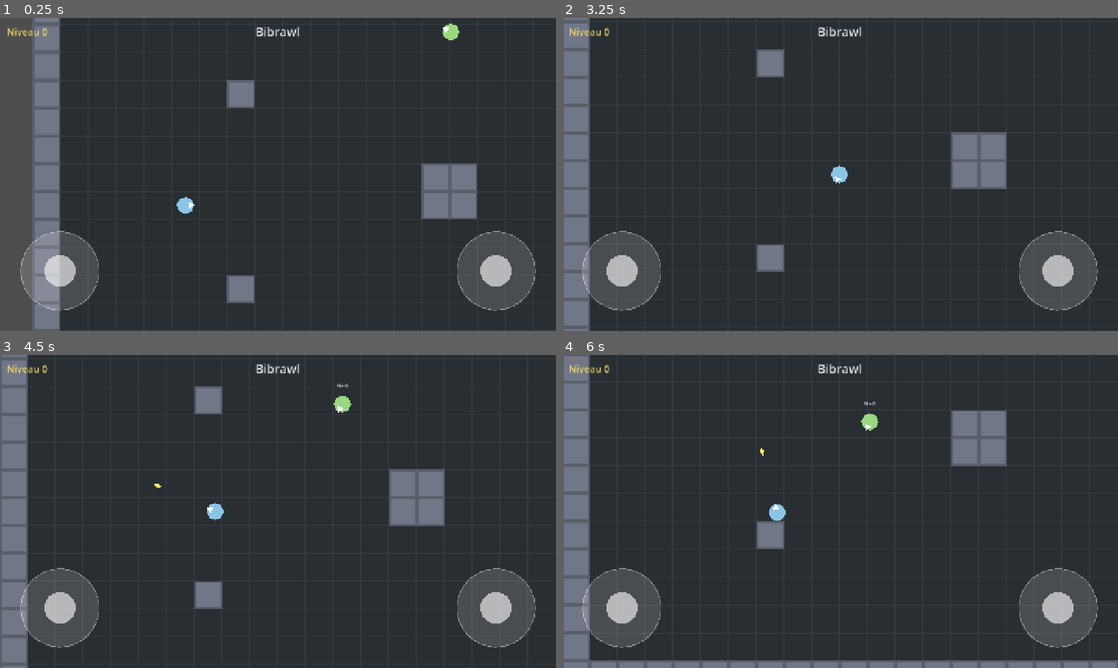
Above: before the commit, frames 1-4 (two rows, left to right).
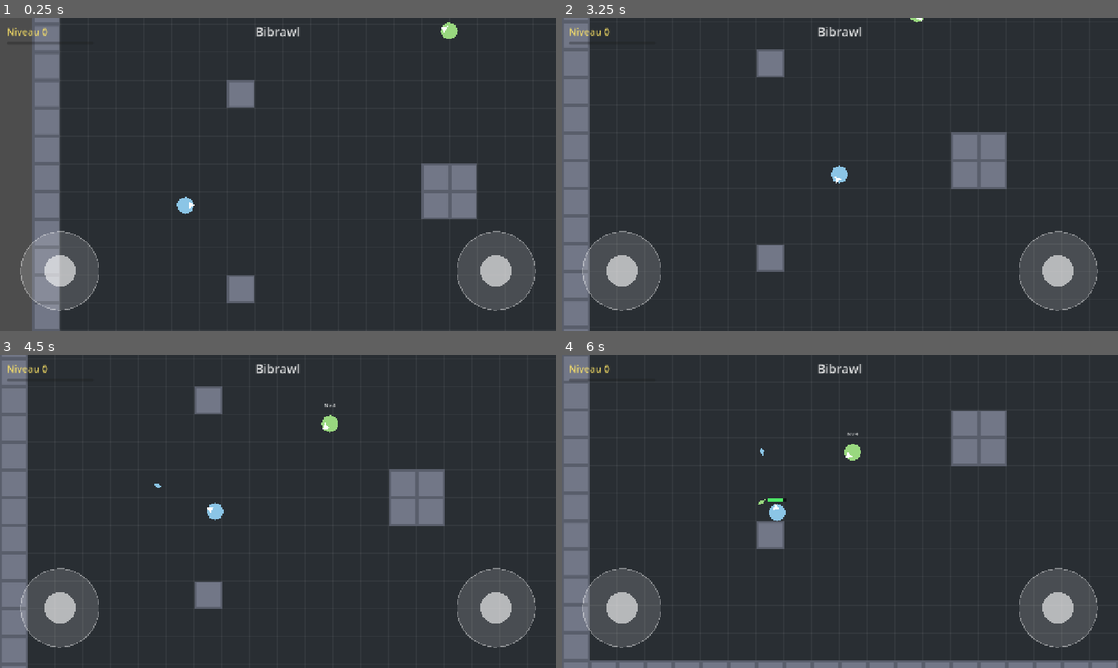
Above: after the commit, the same moments.

Repository: pmudry/bibrawl
Game: Godot game, scene res://scenes/arena/arena.tscn
The game is run twice, just before and just after one commit, with the same random seed, the same clock (stepped at 60 frames per second) and the same inputs.
Inputs (mouse positions are in pixels of both pictures, inside the frame that each line leads up to):
- Up to frame 1 (0.25 s): no input
- Up to frame 2 (3.25 s): move the mouse to (962, 158) at 0.52 s; hold D (move_right) 0.53-1.25 s; hold Space (fire) 0.53-1.25 s; click (962, 158) at 0.67 s; drag from (728, 190) to (812, 237) at 1.27 s; tap Enter at 2 s; move the mouse to (895, 105) at 2.02 s; hold D (move_right) 2.03-2.75 s; hold Space (fire) 2.03-2.75 s; click (895, 105) at 2.17 s; drag from (812, 237) to (673, 127) at 2.77 s
- Up to frame 3 (4.5 s): move the mouse to (444, 558) at 3.52 s; hold A (move_left) 3.53-4.25 s; hold Space (fire) 3.53-4.25 s; click (444, 558) at 3.67 s; drag from (111, 464) to (194, 433) at 4.27 s
- Up to frame 4 (6 s): move the mouse to (867, 511) at 5.02 s; hold S (move_down) 5.03-5.75 s; hold Space (fire) 5.03-5.75 s; click (867, 511) at 5.17 s; drag from (756, 433) to (728, 527) at 5.77 s

The runs differ from the first frame. In frame 1, less than 0.1% of the frame differs, in the area x 6-83%, y 1-9%; in frame 2, less than 0.1%; in frame 3, 0.3%; in frame 4, 0.4%, in the area x 1-57%, y 7-48%.

Commit message:
Expérience selon l'écart de niveau, bots qui tirent
- LevelStats.kill_xp : 100 XP pour un ennemi de même niveau, +50 par niveau au-dessus (max 500), -50 en dessous (min 25)
- BaseCharacter.gain_xp : plusieurs niveaux d'un coup possibles, signal xp_changed
- Bot : vise et tire sur le joueur à portée, imprécision qui baisse avec le niveau ; WanderBot en hérite
- Équipes : les projectiles ignorent la même équipe ; projectile teinté à la couleur du tireur
- HUD : barre d'XP sous le niveau ; bots jusqu'à +5 niveaux au-dessus du joueur

Co-Authored-By: Claude Opus 5 (1M context) <noreply@anthropic.com>

Diff:
--- a/scenes/characters/bot.tscn
+++ b/scenes/characters/bot.tscn
@@ -1,10 +1,14 @@
-[gd_scene load_steps=2 format=3]
+[gd_scene load_steps=3 format=3]
 
 [ext_resource type="PackedScene" path="res://scenes/characters/base_character.tscn" id="1_base"]
+[ext_resource type="Script" path="res://scripts/characters/bot.gd" id="2_bot"]
 
 [node name="Bot" instance=ExtResource("1_base")]
+script = ExtResource("2_bot")
 is_local_player = false
+team = 1
 health_factor = 0.6
+damage_factor = 0.7
 
 [node name="Body" parent="." index="0"]
 color = Color(0.886, 0.671, 0.729, 1)
--- a/scenes/characters/wander_bot.tscn
+++ b/scenes/characters/wander_bot.tscn
@@ -6,8 +6,10 @@
 [node name="WanderBot" instance=ExtResource("1_base")]
 script = ExtResource("2_wander")
 is_local_player = false
+team = 1
 health_factor = 0.6
 speed_factor = 0.65
+damage_factor = 0.7
 
 [node name="Body" parent="." index="0"]
 color = Color(0.6, 0.85, 0.5, 1)
--- a/scenes/ui/hud.tscn
+++ b/scenes/ui/hud.tscn
@@ -33,6 +33,15 @@
 text = "Niveau 0"
 vertical_alignment = 1
 
+[node name="XpBar" type="ProgressBar" parent="."]
+offset_left = 16.0
+offset_top = 54.0
+offset_right = 216.0
+offset_bottom = 62.0
+mouse_filter = 2
+max_value = 100.0
+show_percentage = false
+
 [node name="MoveJoystick" type="Control" parent="." groups=["move_joystick"]]
 anchors_preset = 2
 anchor_top = 1.0
--- a/scripts/arena/arena.gd
+++ b/scripts/arena/arena.gd
@@ -24,7 +24,7 @@
 @export var bot_respawn_delay: float = 3.0
 ## Niveau d'un bot à l'apparition : celui du joueur, décalé au hasard dans cette fourchette.
 @export var bot_level_below: int = 2
-@export var bot_level_above: int = 3
+@export var bot_level_above: int = 5
 
 @onready var _walls: TileMapLayer = $Walls
 @onready var _player: BaseCharacter = $Player
@@ -39,7 +39,9 @@
 	_player.spawn_position = _tile_center(player_spawn)
 	_player.position = _player.spawn_position
 	_player.level_changed.connect(_hud.set_level)
+	_player.xp_changed.connect(_hud.set_xp)
 	_hud.set_level(_player.level)
+	_hud.set_xp(_player.xp, LevelStats.XP_PER_LEVEL)
 	for entry in BOTS:
 		_spawn_bot(entry)
 
--- a/scripts/characters/base_character.gd
+++ b/scripts/characters/base_character.gd
@@ -10,6 +10,7 @@
 
 signal health_changed(current: int, maximum: int)
 signal level_changed(level: int)
+signal xp_changed(current: int, needed: int)
 signal died
 
 const DEATH_BURST := preload("res://scenes/fx/death_burst.tscn")
@@ -19,6 +20,8 @@
 @export var muzzle_offset: float = 28.0
 ## Seul le joueur local lit les inputs, active sa caméra, gagne des niveaux et réapparaît.
 @export var is_local_player: bool = true
+## Les projectiles ignorent les personnages de la même équipe.
+@export var team: int = 0
 ## Multiplicateurs appliqués par-dessus les stats du niveau.
 @export var health_factor: float = 1.0
 @export var speed_factor: float = 1.0
@@ -27,6 +30,8 @@
 ## Niveau courant. Le joueur gagne +1 par ennemi tué ; les bots reçoivent le leur à l'apparition.
 var level: int = 0:
 	set = set_level
+## Expérience accumulée vers le prochain niveau (0 .. XP_PER_LEVEL - 1).
+var xp: int = 0
 
 var max_health: int = 0
 var health: int = 0
@@ -56,6 +61,7 @@
 	_camera.enabled = is_local_player
 	if not is_local_player:
 		return
+	add_to_group("player")
 	_move_joystick = get_tree().get_first_node_in_group("move_joystick") as VirtualJoystick
 	_aim_joystick = get_tree().get_first_node_in_group("aim_joystick") as VirtualJoystick
 	if _aim_joystick != null:
@@ -176,6 +182,7 @@
 	projectile.damage = damage
 	projectile.lifetime = fire_range / projectile.speed
 	projectile.global_position = global_position + direction * muzzle_offset
+	projectile.tint = _body.color
 	# Le projectile vit dans la scène, pas dans le perso, pour ne pas suivre ses déplacements.
 	get_tree().current_scene.add_child(projectile)
 	Sfx.play("shoot", -6.0)
@@ -210,12 +217,29 @@
 		queue_free()
 
 
-## Un ennemi tué = un niveau. Seul le joueur progresse pour l'instant.
-func on_kill(_victim: BaseCharacter) -> void:
-	if not is_local_player:
-		return
-	level += 1
-	Sfx.play("levelup", -4.0)
+## Tuer rapporte de l'expérience selon l'écart de niveau (voir LevelStats.kill_xp) ;
+## un ennemi nettement plus fort peut faire gagner plusieurs niveaux d'un coup.
+## Seul le joueur progresse pour l'instant.
+func on_kill(victim: BaseCharacter) -> void:
+	if not is_local_player:
+		return
+	gain_xp(LevelStats.kill_xp(level, victim.level))
+
+
+func gain_xp(amount: int) -> void:
+	if level >= LevelStats.MAX_LEVEL:
+		return
+	xp += amount
+	var levels_gained := 0
+	while xp >= LevelStats.XP_PER_LEVEL and level < LevelStats.MAX_LEVEL:
+		xp -= LevelStats.XP_PER_LEVEL
+		level += 1
+		levels_gained += 1
+	if level >= LevelStats.MAX_LEVEL:
+		xp = 0
+	if levels_gained > 0:
+		Sfx.play("levelup", -4.0)
+	xp_changed.emit(xp, LevelStats.XP_PER_LEVEL)
 
 
 func _respawn() -> void:
--- /dev/null
+++ b/scripts/characters/bot.gd
@@ -0,0 +1,39 @@
+class_name Bot
+extends BaseCharacter
+
+## Bot de base : immobile, tire sur le joueur dès qu'il est à portée.
+## Dégâts, portée et cadence viennent du niveau (LevelStats), comme pour le joueur :
+## un bot de haut niveau tire plus loin, plus fort et plus souvent.
+## Les bots mobiles héritent de cette classe et surchargent _compute_move().
+
+## Imprécision de visée, en degrés de chaque côté. Diminue avec le niveau.
+@export var aim_spread_degrees: float = 12.0
+## Délai avant le premier tir quand la cible entre à portée.
+@export var reaction_time: float = 0.4
+
+var _target: BaseCharacter
+var _reaction_left: float = 0.0
+
+
+func _physics_process(delta: float) -> void:
+	super(delta)
+	_think(delta)
+	_nose.rotation = _facing.angle()
+
+
+func _think(delta: float) -> void:
+	if not is_instance_valid(_target):
+		_target = get_tree().get_first_node_in_group("player") as BaseCharacter
+		if _target == null:
+			return
+	var to_target := _target.global_position - global_position
+	# On tire un peu en dedans de la portée max pour que le projectile arrive.
+	if to_target.length() > fire_range * 0.9:
+		_reaction_left = reaction_time
+		return
+	_facing = to_target.normalized()
+	_reaction_left -= delta
+	if _reaction_left > 0.0:
+		return
+	var spread := deg_to_rad(aim_spread_degrees) / (1.0 + 0.2 * LevelStats.factor(level))
+	_try_fire(_facing.rotated(randf_range(-spread, spread)))
--- a/scripts/characters/level_stats.gd
+++ b/scripts/characters/level_stats.gd
@@ -11,10 +11,25 @@
 ## Tous les chiffres ci-dessous sont des réglages à ajuster en jouant.
 
 const MAX_LEVEL := 9999
+## Expérience nécessaire pour passer un niveau. Constante : la courbe des
+## stats est déjà logarithmique, inutile d'en rajouter une ici.
+const XP_PER_LEVEL := 100
 
 
 static func factor(level: int) -> float:
 	return log(1.0 + clampi(level, 0, MAX_LEVEL)) / log(2.0)
+
+
+## Expérience gagnée en tuant un ennemi. Un ennemi de même niveau vaut exactement
+## un niveau ; chaque niveau d'écart au-dessus ajoute un demi-niveau (max 5),
+## chaque niveau en dessous en retire un demi (min un quart).
+##
+##   écart   -3   -2   -1    0   +1   +2   +4   +8
+##   XP      25   25   50  100  150  200  300  500
+static func kill_xp(killer_level: int, victim_level: int) -> int:
+	var difference := victim_level - killer_level
+	var multiplier := clampf(1.0 + 0.5 * difference, 0.25, 5.0)
+	return roundi(XP_PER_LEVEL * multiplier)
 
 
 static func max_health(level: int) -> int:
--- a/scripts/characters/wander_bot.gd
+++ b/scripts/characters/wander_bot.gd
@@ -1,8 +1,8 @@
 class_name WanderBot
-extends BaseCharacter
+extends Bot
 
 ## Bot qui erre : change de direction au hasard à intervalles irréguliers,
-## fait parfois une pause, rebondit sur ce qu'il percute. Ne tire pas.
+## fait parfois une pause, rebondit sur ce qu'il percute. Tire comme un Bot.
 
 @export var change_interval_min: float = 0.5
 @export var change_interval_max: float = 1.5
--- a/scripts/projectiles/projectile.gd
+++ b/scripts/projectiles/projectile.gd
@@ -2,7 +2,7 @@
 extends Area2D
 
 ## Projectile rectiligne : avance, touche la première chose sur son chemin
-## (mur ou personnage), disparaît. Le tireur est ignoré.
+## (mur ou personnage adverse), disparaît. Le tireur et son équipe sont ignorés.
 
 @export var speed: float = 700.0
 @export var damage: int = 10
@@ -10,6 +10,8 @@
 
 var direction: Vector2 = Vector2.RIGHT
 var shooter: Node2D
+## Couleur du corps, reprise de celle du tireur pour distinguer qui tire.
+var tint: Color = Color(1, 0.9, 0.4)
 
 var _time_left: float
 
@@ -17,6 +19,7 @@
 func _ready() -> void:
 	_time_left = lifetime
 	rotation = direction.angle()
+	$Body.color = tint
 	body_entered.connect(_on_body_entered)
 
 
@@ -30,6 +33,9 @@
 func _on_body_entered(body: Node2D) -> void:
 	if body == shooter:
 		return
+	if body is BaseCharacter and is_instance_valid(shooter) and shooter is BaseCharacter \
+			and body.team == shooter.team:
+		return
 	if body.has_method("take_damage"):
 		body.take_damage(damage, shooter)
 	queue_free()
--- a/scripts/ui/hud.gd
+++ b/scripts/ui/hud.gd
@@ -1,9 +1,10 @@
 class_name Hud
 extends CanvasLayer
 
-## Affichage en jeu : titre, niveau du joueur, joysticks tactiles.
+## Affichage en jeu : titre, niveau et expérience du joueur, joysticks tactiles.
 
 @onready var _level_label: Label = $LevelLabel
+@onready var _xp_bar: ProgressBar = $XpBar
 
 
 func _ready() -> void:
@@ -16,3 +17,8 @@
 	_level_label.scale = Vector2(1.35, 1.35)
 	create_tween().tween_property(_level_label, "scale", Vector2.ONE, 0.25) \
 		.set_trans(Tween.TRANS_BACK).set_ease(Tween.EASE_OUT)
+
+
+func set_xp(current: int, needed: int) -> void:
+	_xp_bar.max_value = needed
+	_xp_bar.value = current
Not shown, added: scripts/characters/bot.gd.uid
Not shown, changed: PLAN.md
Not shown, changed: README.md
Not shown, changed: desc.md
